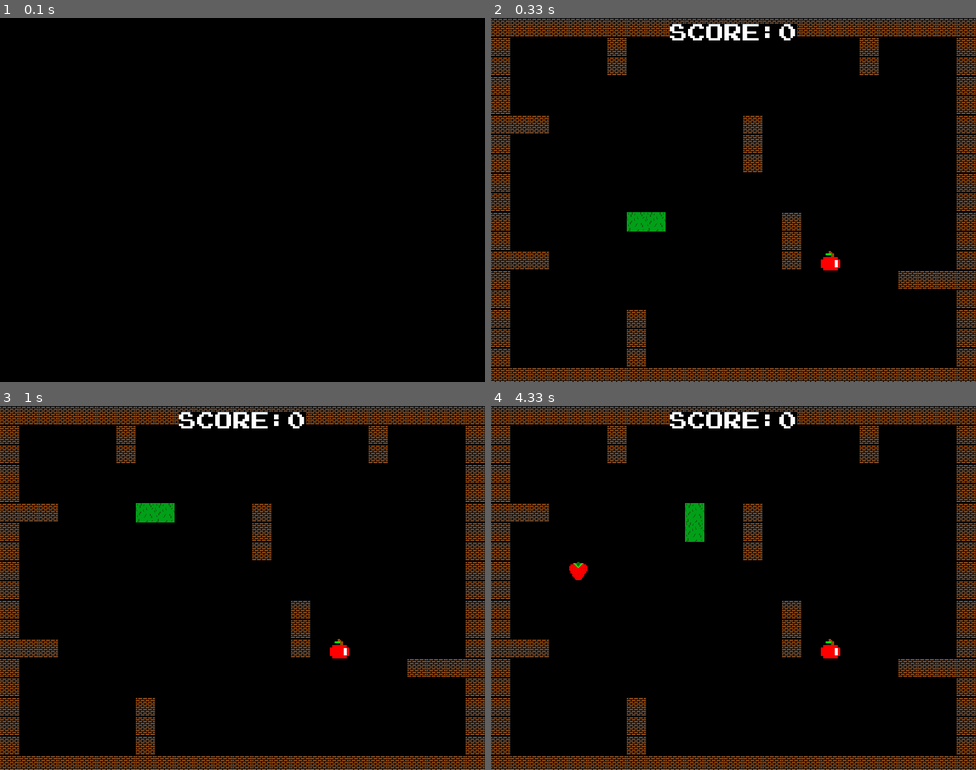
Above: before the commit, frames 1-4 (two rows, left to right).
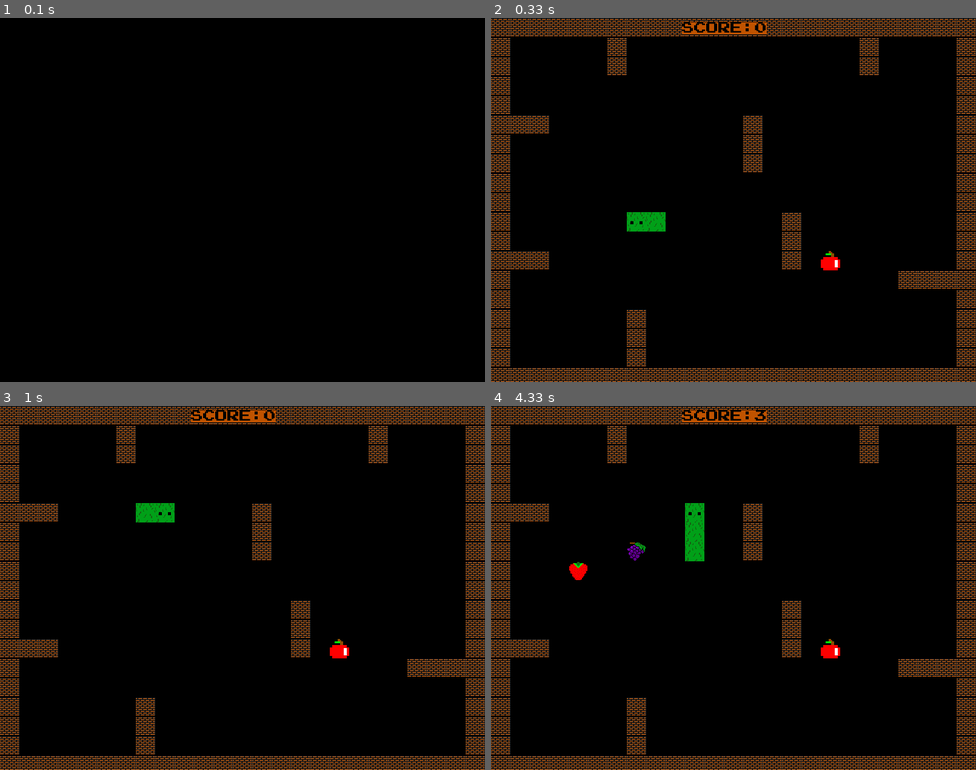
Above: after the commit, the same moments.

Repository: LUDUSLab/stem-games
Game: pygame game, started from ronald.boadana/snakepro/main.py
The game is run twice, just before and just after one commit, with the same random seed, the same clock (stepped at 60 frames per second) and the same inputs.
Inputs:
- Up to frame 1 (0.1 s): no input
- Up to frame 2 (0.33 s): no input
- Up to frame 3 (1 s): hold W 0.33-0.8 s; hold D from 0.83 s (still down)
- Up to frame 4 (4.33 s): release D at 1.3 s; hold S 1.33-1.63 s; hold A 1.67-2.07 s; hold W 2.1-2.47 s; hold D 2.5-3.13 s; hold S 3.17-3.53 s; hold A 3.57-4.03 s; hold W from 4.07 s (still down)

Frame 1 is identical in both runs. In frame 2, 0.9% of the frame differs, in the area x 28-64%, y 1-59%; in frame 3, 0.9%; in frame 4, 1.2%, in the area x 28-64%, y 1-43%.

Commit message:
new snake's head sprite has been added and some bugs fixed

Diff:
--- a/ronald.boadana/snakepro/config.py
+++ b/ronald.boadana/snakepro/config.py
@@ -4,6 +4,7 @@
 # setting the colors
 color_black = (0, 0, 0)
 color_white = (255, 255, 255)
+color_orange = (192, 83, 0)
 
 game_clock = pygame.time.Clock()
 
@@ -13,10 +14,10 @@
 pygame.display.set_caption('Snake v1.0')
 
 # score text
-score_font = pygame.font.Font('./assets/PressStart2P.ttf', 30)
-score_text = score_font.render('0', True, color_white, color_black)
+score_font = pygame.font.Font('./assets/PressStart2P.ttf', 20)
+score_text = score_font.render('0', True, color_white, color_orange)
 score_text_rect = score_text.get_rect()
-score_text_rect.center = (310, 25)
+score_text_rect.center = (325, 17)
 
 # defeat text
 defeat_font = pygame.font.Font('./assets/PressStart2P.ttf', 65)
--- a/ronald.boadana/snakepro/fruit.py
+++ b/ronald.boadana/snakepro/fruit.py
@@ -1,6 +1,7 @@
 import random
 from config import *
 from wall import *
+
 
 apple = pygame.image.load('../snakepro/assets/ronald.boadana_apple.png')
 apple_pos = ((random.randint(32, 726) // 32 * 32), (random.randint(64, 576) // 32 * 32))
--- a/ronald.boadana/snakepro/game.py
+++ b/ronald.boadana/snakepro/game.py
@@ -5,6 +5,7 @@
 
 playing_sound = 0
 player_score = 0
+
 
 # sounds
 game_over_sound = pygame.mixer.Sound('../snake/assets/game-over-sound.wav')
@@ -20,7 +21,6 @@
     if playing_sound == 0:
         game_over_sound.play()
         playing_sound += 1
-    pygame.display.update()
 
 
 # when the player wins the game
@@ -34,35 +34,48 @@
 
 
 def game_loop():
-    global direction, playing_sound, player_score, apple_pos, grape_pos, strawberry_pos, eating_fruit_sound, snake_head_pos
+    global direction, playing_sound, player_score, apple_pos, grape_pos, strawberry_pos, eating_fruit_sound, \
+        snake_head_pos
     game_on = True
+    game_difficult = 10
     game_clock = pygame.time.Clock()
     while game_on:
-        game_clock.tick(10)
-        snake_head_pos = (snake[0][0] + 32, snake[0][1])
+        game_clock.tick(game_difficult)
         snake_head_pos = snake[0]
         for event in pygame.event.get():
             if event.type == pygame.QUIT:
                 game_on = False
             # mapping keys
             if event.type == pygame.KEYDOWN:
-                if event.key == pygame.K_w:
-                    direction = UP
-                if event.key == pygame.K_s:
-                    direction = DOWN
-                if event.key == pygame.K_a:
-                    direction = LEFT
-                if event.key == pygame.K_d:
-                    direction = RIGHT
+                if direction != DOWN:
+                    if event.key == pygame.K_w:
+                        direction = UP
+                if direction != UP:
+                    if event.key == pygame.K_s:
+                        direction = DOWN
+                if direction != RIGHT:
+                    if event.key == pygame.K_a:
+                        direction = LEFT
+                if direction != LEFT:
+                    if event.key == pygame.K_d:
+                        direction = RIGHT
 
         if direction == UP:
-            snake[0] = (snake[0][0], snake[0][1] - 32)
+            for i in range(len(snake) - 1, 0, -1):
+                snake[i] = (snake[i - 1][0], snake[i - 1][1])
+            snake[0] = snake_head_pos = (snake[0][0], snake[0][1] - 32)
         if direction == DOWN:
-            snake[0] = (snake[0][0], snake[0][1] + 32)
+            for i in range(len(snake) - 1, 0, -1):
+                snake[i] = (snake[i - 1][0], snake[i - 1][1])
+            snake[0] = snake_head_pos = (snake[0][0], snake[0][1] + 32)
         if direction == RIGHT:
-            snake[0] = (snake[0][0] + 32, snake[0][1])
+            for i in range(len(snake) - 1, 0, -1):
+                snake[i] = (snake[i - 1][0], snake[i - 1][1])
+            snake[0] = snake_head_pos = (snake[0][0] + 32, snake[0][1])
         if direction == LEFT:
-            snake[0] = (snake[0][0] - 32, snake[0][1])
+            for i in range(len(snake) - 1, 0, -1):
+                snake[i] = (snake[i - 1][0], snake[i - 1][1])
+            snake[0] = snake_head_pos = (snake[0][0] - 32, snake[0][1])
 
         # checking the score
         if snake_head_pos == apple_pos:
@@ -88,17 +101,18 @@
             player_score += 2
 
         # updating score
-        score_text = score_font.render('SCORE:' + str(player_score), True, color_white, color_black)
-        snake_head_pos = (snake[0][1] - 32, snake[0][1])
+        score_text = score_font.render('SCORE:' + str(player_score), True, color_black, color_orange)
 
         for i in range(len(snake) - 1, 0, -1):
             snake[i] = (snake[i - 1][0], snake[i - 1][1])
+
         # defeat condition
         if (snake[0][0] <= 0) or (snake[0][1] <= 32) or (snake[0][0] >= 768) or (snake[0][1] >= 576) \
                 or snake[0] in [(192, 32), (192, 64), (608, 32), (608, 64), (32, 160), (64, 160), (416, 160),
                                 (416, 192), (416, 224), (480, 320), (480, 352), (480, 384), (736, 416), (704, 416),
                                 (672, 416), (32, 384), (64, 384), (224, 544), (224, 512), (224, 480)]:
             game_over()
+
         # victory condition
         elif player_score == 20:
             victory()
@@ -110,14 +124,16 @@
             wall_pos()
             wall_obstacles()
 
+            # drawing the snake
+            drawing_snake()
+
             # updating screen
             screen.blit(score_text, score_text_rect)
             screen.blit(apple, apple_pos)
             screen.blit(grape, grape_pos)
             screen.blit(strawberry, strawberry_pos)
 
-            for pos in snake:
-                screen.blit(snake_body, pos)
+
 
         pygame.display.update()
         screen.fill(color_black)
--- a/ronald.boadana/snakepro/snake.py
+++ b/ronald.boadana/snakepro/snake.py
@@ -3,16 +3,10 @@
 from game import *
 
 # snake positions and sprites
-snake = [(320, 320), (288, 320), (256, 320)]
-snake_head = pygame.image.load('../snakepro/assets/ronald.boadana_snakehead-right.png')
-snake_head_pos = (snake[0][0] + 32, snake[0][1])
+snake = [(320, 320), (288, 320), (256, 320), (224, 320)]
+snake_head = pygame.image.load('../snakepro/assets/ronald.boadana_snakehead2.png')
+snake_head_pos = snake[0]
 snake_body = pygame.image.load('../snakepro/assets/ronald.boadana_snakebody.png')
-
-# different snake's head positions
-s_UP = pygame.image.load('../snakepro/assets/ronald.boadana_snakehead-up.png')
-s_DOWN = pygame.image.load('../snakepro/assets/ronald.boadana_snakehead-down.png')
-s_RIGHT = pygame.image.load('../snakepro/assets/ronald.boadana_snakehead-right.png')
-s_LEFT = pygame.image.load('../snakepro/assets/ronald.boadana_snakehead-left.png')
 
 # looping to make the key pressed move the snake
 UP = 32
@@ -24,27 +18,20 @@
 
 def body_snake_move():
     global snake, snake_head, snake_body, direction, snake_head_pos
-    snake_head_pos = (snake[0][0] + 32, snake[0][1])
     if direction == UP:
         snake_head_pos = (snake[0][0], snake[0][1] - 32)
-        snake_head_pos = snake[0]
-        snake_head = s_UP
-        screen.blit(snake_head, snake_head_pos)
 
-    elif direction == DOWN:
+    if direction == DOWN:
         snake_head_pos = (snake[0][0], snake[0][1] + 32)
-        snake_head_pos = snake[0]
-        snake_head = s_DOWN
-        screen.blit(snake_head, snake_head_pos)
 
-    elif direction == RIGHT:
+    if direction == RIGHT:
         snake_head_pos = (snake[0][0] + 32, snake[0][1])
-        snake_head_pos = snake[0]
-        snake_head = s_RIGHT
-        screen.blit(snake_head, snake_head_pos)
 
-    elif direction == LEFT:
+    if direction == LEFT:
         snake_head_pos = (snake[0][0] - 32, snake[0][1])
-        snake_head_pos = snake[0]
-        snake_head = s_LEFT
-        screen.blit(snake_head, snake_head_pos)
+
+
+def drawing_snake():
+    for i in range(1, len(snake)):
+        screen.blit(snake_body, snake[i])
+    screen.blit(snake_head, snake[0])
--- a/ronald.boadana/snakepro/wall.py
+++ b/ronald.boadana/snakepro/wall.py
@@ -1,26 +1,6 @@
 from config import *
 
 wall = pygame.image.load('./assets/ronald.boadana_wall.png')
-wall_1a = (192, 32)
-wall_2a = (192, 64)
-wall_3a = (608, 32)
-wall_4a = (608, 64)
-wall_5a = (32, 160)
-wall_6a = (64, 160)
-wall_7a = (416, 160)
-wall_8a = (416, 192)
-wall_9a = (416, 224)
-wall_10a = (480, 320)
-wall_11a = (480, 352)
-wall_12a = (480, 384)
-wall_13a = (736, 416)
-wall_14a = (704, 416)
-wall_15a = (672, 416)
-wall_16a = (32, 384)
-wall_17a = (64, 384)
-wall_18a = (224, 544)
-wall_19a = (224, 512)
-wall_20a = (224, 480)
 
 
 # drawing the borders
Binary file added: ronald.boadana/snakepro/assets/ronald.boadana_snakehead2.png
